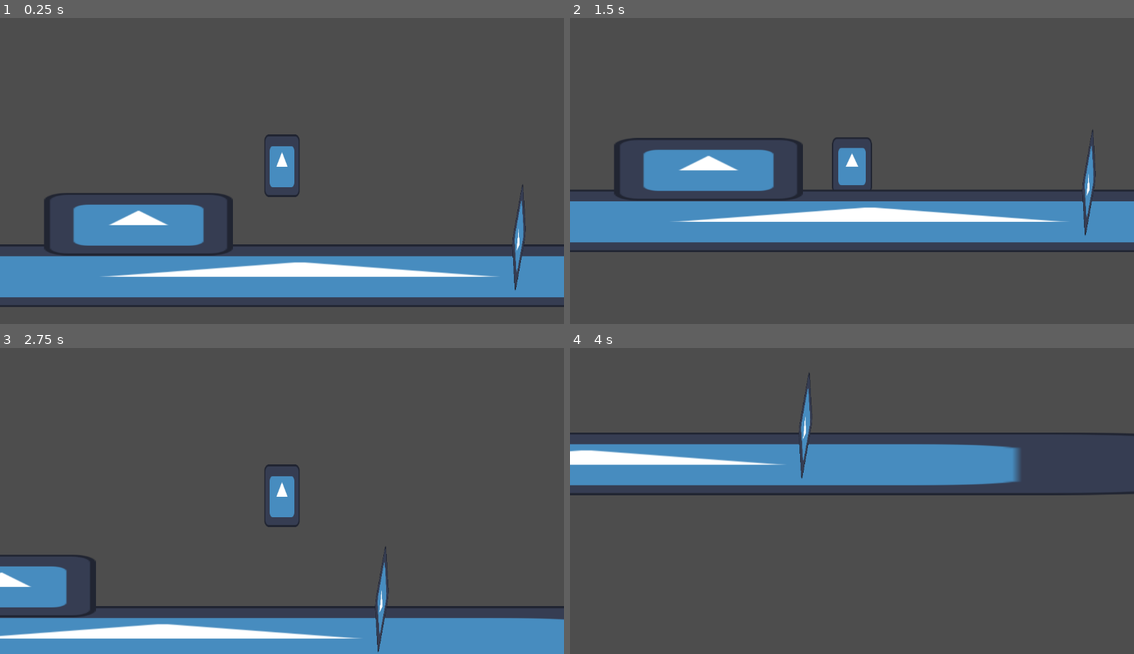
Above: before the commit, frames 1-4 (two rows, left to right).
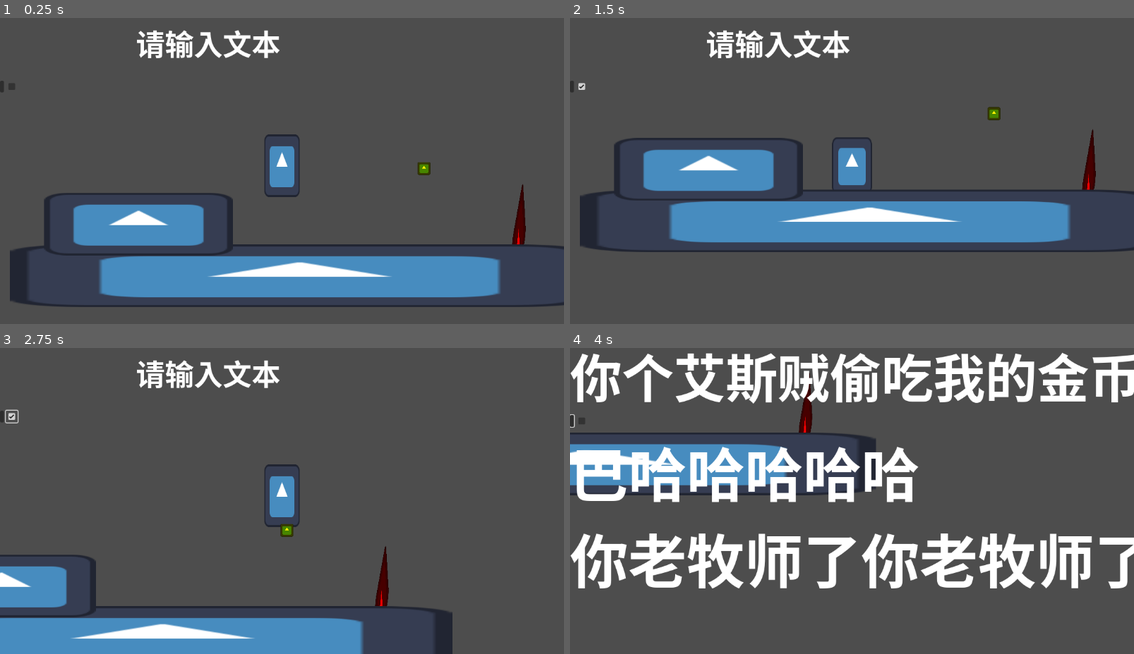
Above: after the commit, the same moments.

Repository: ParaNoite/CoCoProject-Old-passed-her-Platformer
Game: Godot game, scene res://Scenes/ground.tscn
The game is run twice, just before and just after one commit, with the same random seed, the same clock (stepped at 60 frames per second) and the same inputs. The engine's default icon, where the game draws it, is replaced by a stand-in: a white triangle on a blue panel in a dark square.
Inputs (mouse positions are in pixels of both pictures, inside the frame that each line leads up to):
- Up to frame 1 (0.25 s): no input
- Up to frame 2 (1.5 s): click (570, 85) at 0.52 s; click (581, 85) at 1.27 s
- Up to frame 3 (2.75 s): tap Enter (ui_accept) at 2, 2.27 s; hold Right (ui_right) from 2.03 s (still down)
- Up to frame 4 (4 s): tap Enter (ui_accept) at 3.02, 3.5 s; release Right (ui_right) at 3.53 s; hold Left (ui_left) from 3.53 s (still down)

The runs differ from the first frame. In frame 1, 7.0% of the frame differs, in the area x 0-100%, y 3-95%; in frame 2, 7.0%; in frame 3, 7.2%; in frame 4, 27%, in the area x 0-100%, y 1-79%.

Commit message:
基础UI制作，基础信号

Diff:
--- /dev/null
+++ b/Scenes/Player_UI.tscn
@@ -0,0 +1,66 @@
+[gd_scene format=3 uid="uid://cvhgw7gt8lken"]
+
+[ext_resource type="Script" uid="uid://crpde0ws5ksnx" path="res://Scipts/Player_UI.gd" id="1_e0nwh"]
+
+[sub_resource type="LabelSettings" id="LabelSettings_e0nwh"]
+font_size = 106
+
+[sub_resource type="LabelSettings" id="LabelSettings_dnfhc"]
+font_size = 59
+
+[sub_resource type="LabelSettings" id="LabelSettings_wi8sc"]
+font_size = 119
+
+[node name="Control" type="Control" unique_id=1676749883]
+layout_mode = 3
+anchors_preset = 15
+anchor_right = 1.0
+anchor_bottom = 1.0
+grow_horizontal = 2
+grow_vertical = 2
+
+[node name="CanvasLayer" type="CanvasLayer" parent="." unique_id=844358224 node_paths=PackedStringArray("game_over_ui", "num_coins_label")]
+script = ExtResource("1_e0nwh")
+game_over_ui = NodePath("VBoxContainer/Label")
+num_coins_label = NodePath("VBoxContainer/TopHBox/Label")
+
+[node name="VBoxContainer" type="VBoxContainer" parent="CanvasLayer" unique_id=2047517290]
+custom_minimum_size = Vector2(1000, 500)
+offset_right = 137.0
+offset_bottom = 51.0
+
+[node name="TopHBox" type="HBoxContainer" parent="CanvasLayer/VBoxContainer" unique_id=1225126047]
+layout_mode = 2
+
+[node name="Label" type="Label" parent="CanvasLayer/VBoxContainer/TopHBox" unique_id=407960898]
+custom_minimum_size = Vector2(166.35, 0)
+layout_mode = 2
+label_settings = SubResource("LabelSettings_e0nwh")
+
+[node name="MarginContainer" type="MarginContainer" parent="CanvasLayer/VBoxContainer/TopHBox" unique_id=1426662346]
+custom_minimum_size = Vector2(104.615, 0)
+layout_mode = 2
+
+[node name="Label2" type="Label" parent="CanvasLayer/VBoxContainer/TopHBox" unique_id=1256301621]
+layout_mode = 2
+size_flags_horizontal = 0
+text = "请输入文本"
+label_settings = SubResource("LabelSettings_dnfhc")
+
+[node name="CentreHBox" type="HBoxContainer" parent="CanvasLayer/VBoxContainer" unique_id=1788657390]
+layout_mode = 2
+size_flags_horizontal = 0
+size_flags_vertical = 0
+
+[node name="Button" type="Button" parent="CanvasLayer/VBoxContainer/CentreHBox" unique_id=827911118]
+layout_mode = 2
+
+[node name="CheckBox" type="CheckBox" parent="CanvasLayer/VBoxContainer/CentreHBox" unique_id=28355387]
+layout_mode = 2
+
+[node name="Label" type="Label" parent="CanvasLayer/VBoxContainer" unique_id=1043270362]
+custom_minimum_size = Vector2(0, 200)
+layout_mode = 2
+text = "巴哈哈哈哈哈
+你老牧师了你老牧师了你老牧师了你老牧师了你老牧师了你老牧师了你老牧师了你老牧师了"
+label_settings = SubResource("LabelSettings_wi8sc")
--- /dev/null
+++ b/Scenes/coin.tscn
@@ -0,0 +1,21 @@
+[gd_scene format=3 uid="uid://cle8csm1c1f0c"]
+
+[ext_resource type="Texture2D" uid="uid://cffakbmk61ysn" path="res://icon.svg" id="1_2qo34"]
+[ext_resource type="Script" uid="uid://cfvlu5yfkhncj" path="res://Scipts/coin.gd" id="2_jgi06"]
+
+[sub_resource type="CircleShape2D" id="CircleShape2D_g537i"]
+radius = 78.04878
+
+[node name="Coin" type="Sprite2D" unique_id=225513912 node_paths=PackedStringArray("pickup_area")]
+modulate = Color(0.9980752, 0.94813603, 0, 1)
+scale = Vector2(0.205, 0.205)
+texture = ExtResource("1_2qo34")
+script = ExtResource("2_jgi06")
+pickup_area = NodePath("Area2D")
+
+[node name="Area2D" type="Area2D" parent="." unique_id=1984501469 groups=["Coin"]]
+
+[node name="CollisionShape2D" type="CollisionShape2D" parent="Area2D" unique_id=609568049]
+shape = SubResource("CircleShape2D_g537i")
+
+[connection signal="body_entered" from="Area2D" to="." method="_on_area_2d_body_entered"]
--- /dev/null
+++ b/Scenes/event_bus.tscn
@@ -0,0 +1,6 @@
+[gd_scene format=3 uid="uid://lvajsrqk8au4"]
+
+[ext_resource type="Script" uid="uid://dk4gccgjsstp3" path="res://Scipts/event_bus.gd" id="1_2ouvv"]
+
+[node name="EventBus" type="Node" unique_id=2041672030]
+script = ExtResource("1_2ouvv")
--- /dev/null
+++ b/Scenes/game_manager.tscn
@@ -0,0 +1,3 @@
+[gd_scene format=3 uid="uid://l8oo1kqektaf"]
+
+[node name="GameManager" type="Node" unique_id=1768617480]
--- a/Scenes/ground.tscn
+++ b/Scenes/ground.tscn
@@ -3,6 +3,11 @@
 [ext_resource type="PackedScene" uid="uid://cd30yerqvrf5s" path="res://Scenes/Player/Player.tscn" id="2_02qk3"]
 [ext_resource type="PackedScene" uid="uid://bnx0kqux4qwor" path="res://Scenes/tile.tscn" id="2_oltiy"]
 [ext_resource type="PackedScene" uid="uid://htqylqy72els" path="res://Scenes/spike.tscn" id="3_02qk3"]
+[ext_resource type="PackedScene" uid="uid://dn7lpnijm1ngn" path="res://Scenes/death_area_2d.tscn" id="4_kv0ry"]
+[ext_resource type="PackedScene" uid="uid://cvhgw7gt8lken" path="res://Scenes/Player_UI.tscn" id="4_s6h8e"]
+[ext_resource type="PackedScene" uid="uid://cle8csm1c1f0c" path="res://Scenes/coin.tscn" id="6_ribny"]
+
+[sub_resource type="WorldBoundaryShape2D" id="WorldBoundaryShape2D_ribny"]
 
 [node name="Node2D" type="Node2D" unique_id=1818193190]
 
@@ -12,7 +17,7 @@
 
 [node name="tile" parent="FakeTileMap" unique_id=391675755 instance=ExtResource("2_oltiy")]
 position = Vector2(33.22, 258.565)
-scale = Vector2(20, 1)
+scale = Vector2(9.25, 1)
 
 [node name="tile2" parent="FakeTileMap" unique_id=1310219272 instance=ExtResource("2_oltiy")]
 position = Vector2(-296, 153)
@@ -20,3 +25,15 @@
 
 [node name="Spike" parent="FakeTileMap" unique_id=1213218182 instance=ExtResource("3_02qk3")]
 position = Vector2(481, 179.99998)
+
+[node name="DeathArea2D" parent="FakeTileMap" unique_id=1654596116 instance=ExtResource("4_kv0ry")]
+position = Vector2(23.89, 897.795)
+
+[node name="CollisionShape2D" type="CollisionShape2D" parent="FakeTileMap/DeathArea2D" unique_id=1225946991]
+shape = SubResource("WorldBoundaryShape2D_ribny")
+
+[node name="Control" parent="." unique_id=1676749883 instance=ExtResource("4_s6h8e")]
+
+[node name="Coin" parent="." unique_id=225513912 node_paths=PackedStringArray("UI") instance=ExtResource("6_ribny")]
+position = Vector2(287, 39)
+UI = NodePath("../Control")
--- a/Scenes/spike.tscn
+++ b/Scenes/spike.tscn
@@ -7,6 +7,8 @@
 size = Vector2(100, 100)
 
 [node name="Spike" type="Sprite2D" unique_id=1213218182]
+modulate = Color(1, 0, 0, 1)
+z_index = -1
 rotation = -1.6283922
 scale = Vector2(0.85, 1)
 skew = -1.3369222
--- /dev/null
+++ b/Scipts/Player_UI.gd
@@ -0,0 +1,19 @@
+extends CanvasLayer
+
+@export var game_over_ui: Control
+@export var num_coins_label: Label
+func _ready() -> void:
+	#上至场景树，找组，连接信号，当玩家死亡时，调用_on_player_died函数
+	get_tree().get_first_node_in_group("Player").player_died.connect(_on_player_died)
+	EventBus.coin_collected.connect(_on_coin_collected)#总线
+	game_over_ui.visible = false
+
+
+func _on_player_died() -> void:
+	#当玩家死亡时，显示游戏结束UI
+	game_over_ui.visible = true
+	print("Player has died. Game Over UI is now visible.")
+
+func _on_coin_collected() -> void:
+	#当金币被收集时，更新金币数量显示
+	num_coins_label.text = "你个艾斯贼偷吃我的金币真的是石螺母了"
--- /dev/null
+++ b/Scipts/coin.gd
@@ -0,0 +1,62 @@
+extends Sprite2D
+
+
+@export var pickup_area: Area2D
+# signal coin_collected()#自定义信号，金币被收集时发射
+#这里跨节点通信太麻烦了，直接创建EventBus.gd，自动加载，所有脚本都可以直接访问
+func _ready() -> void:
+	pass
+
+
+func _on_area_2d_body_entered(body: Node2D) -> void:
+	if body.is_in_group("Player"):#假如是玩家组的（group要在编辑器里设置）
+		queue_free()#将金币从场景中移除
+		print("Coin collected!")#打印金币被收集
+		EventBus.coin_collected.emit()#发射信号
+		sound()#播放音效
+
+func sound() -> void:
+	# 1. 创建 AudioStreamPlayer
+	var player := AudioStreamPlayer.new()
+
+	# 2. 创建 AudioStreamGenerator 并设置参数
+	var generator := AudioStreamGenerator.new()
+	generator.mix_rate = 22050  # 降低采样率节省性能
+	generator.buffer_length = 0.5  # 缓冲区长度
+	player.stream = generator
+
+	# 3. 添加到场景并开始播放
+	get_tree().current_scene.add_child(player)
+	player.play()
+
+	# 4. 获取播放回调
+	var playback := player.get_stream_playback()
+
+	# 5. 合成音效：高频衰减的"叮"声
+	var sample_hz = generator.mix_rate
+	var frequency = 1200.0  # 起始频率（高音）
+	var decay = 0.998  # 衰减速度（每帧乘数）
+	var amplitude = 0.8  # 初始振幅
+	var phase = 0.0
+	var duration_frames = int(sample_hz * 0.3)  # 持续0.3秒
+
+	for i in range(duration_frames):
+		# 等待缓冲区有空间
+		while playback.get_frames_available() == 0:
+			await get_tree().process_frame
+
+		# 合成样本：频率随时间降低（产生"叮"的下坠感）
+		var current_freq = frequency * (1.0 - i / float(duration_frames) * 0.7)
+		var increment = current_freq / sample_hz
+
+		# 振幅随时间衰减
+		var current_amp = amplitude * pow(decay, i)
+
+		# 生成左右声道信号（正弦波）
+		var value = sin(phase * TAU) * current_amp
+		playback.push_frame(Vector2(value, value))
+
+		phase = fmod(phase + increment, 1.0)
+
+	# 6. 播放完成后自动销毁
+	player.finished.connect(player.queue_free)
--- a/Scipts/death_area_2d.gd
+++ b/Scipts/death_area_2d.gd
@@ -6,5 +6,6 @@
 #这个是area2d的body_entered信号的回调函数
 func _on_body_entered(body: Node) -> void:
 	if body.is_in_group("Player"):#假如是玩家组的（group要在编辑器里设置）
-		body.queue_free()#将玩家从场景中移除
+		body.player_died.emit()#先通知订阅者（UI等）
+		body.queue_free()#再将玩家从场景中移除
 		print("Player has died!")#打印玩家死亡
--- /dev/null
+++ b/Scipts/event_bus.gd
@@ -0,0 +1,5 @@
+extends Node
+#名字叫做EventBus，因为是自动加载，所有脚本可以直接访问
+
+
+signal coin_collected()#自定义信号，金币被收集时发射
--- a/Scipts/player.gd
+++ b/Scipts/player.gd
@@ -5,6 +5,10 @@
 @export var gravity := 10
 #onready的变量会在ready函数里初始化，ready函数会在节点进入场景树时调用
 @onready var ani_player: AnimationPlayer = $AnimationPlayer#这个名字是编辑器那个
+
+signal player_died()#自定义信号，死亡时发射
+#ex：观察者模式，当跨节点通信，用signal,只在某特定事件触发，避免每帧都去检测
+
 
 func _ready() -> void:
 	#设置玩家组，方便在死亡区域检测
@@ -14,6 +18,7 @@
 	# 	if child is AnimatedSprite2D:
 	# 		ani_player = child
 	# 		break
+
 
 
 
--- a/project.godot
+++ b/project.godot
@@ -15,9 +15,15 @@
 config/features=PackedStringArray("4.6", "Forward Plus")
 config/icon="res://icon.svg"
 
+[autoload]
+
+GameManager="*uid://l8oo1kqektaf"
+EventBus="*uid://lvajsrqk8au4"
+
 [global_group]
 
 Player=""
+Coin=""
 
 [layer_names]
 
Not shown, added: Scipts/Player_UI.gd.uid
Not shown, added: Scipts/coin.gd.uid
Not shown, added: Scipts/event_bus.gd.uid
